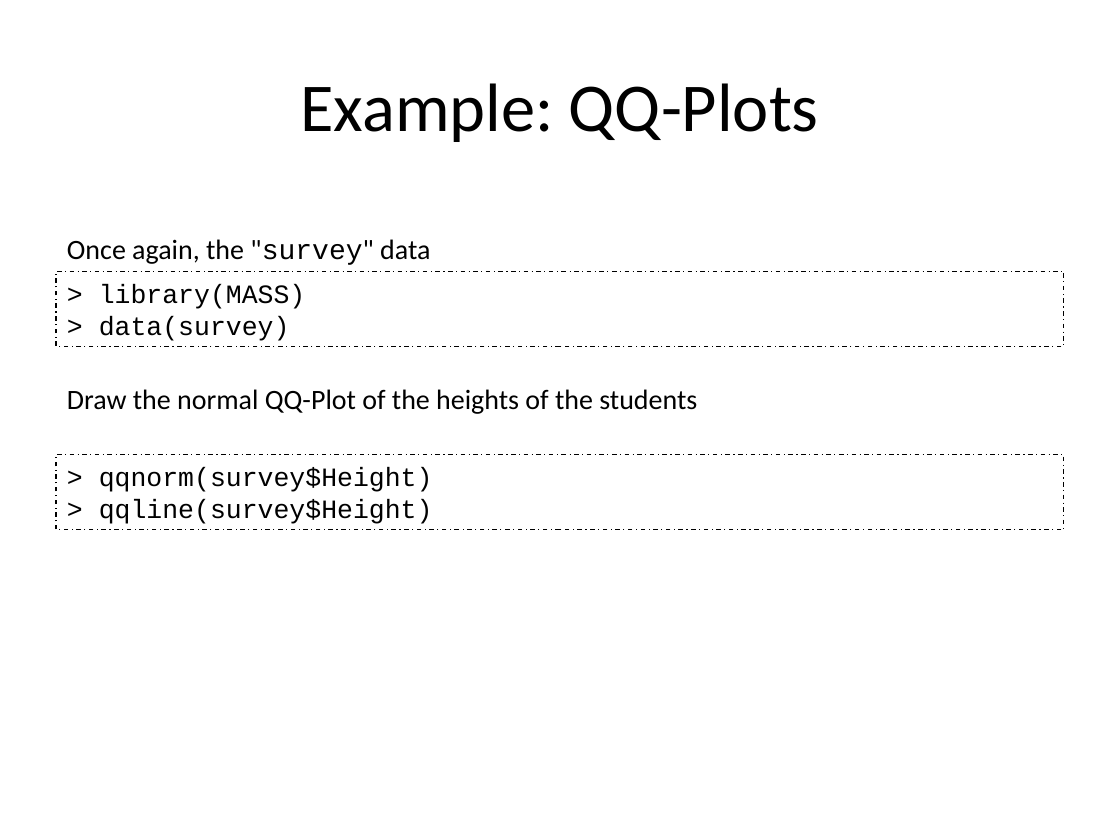
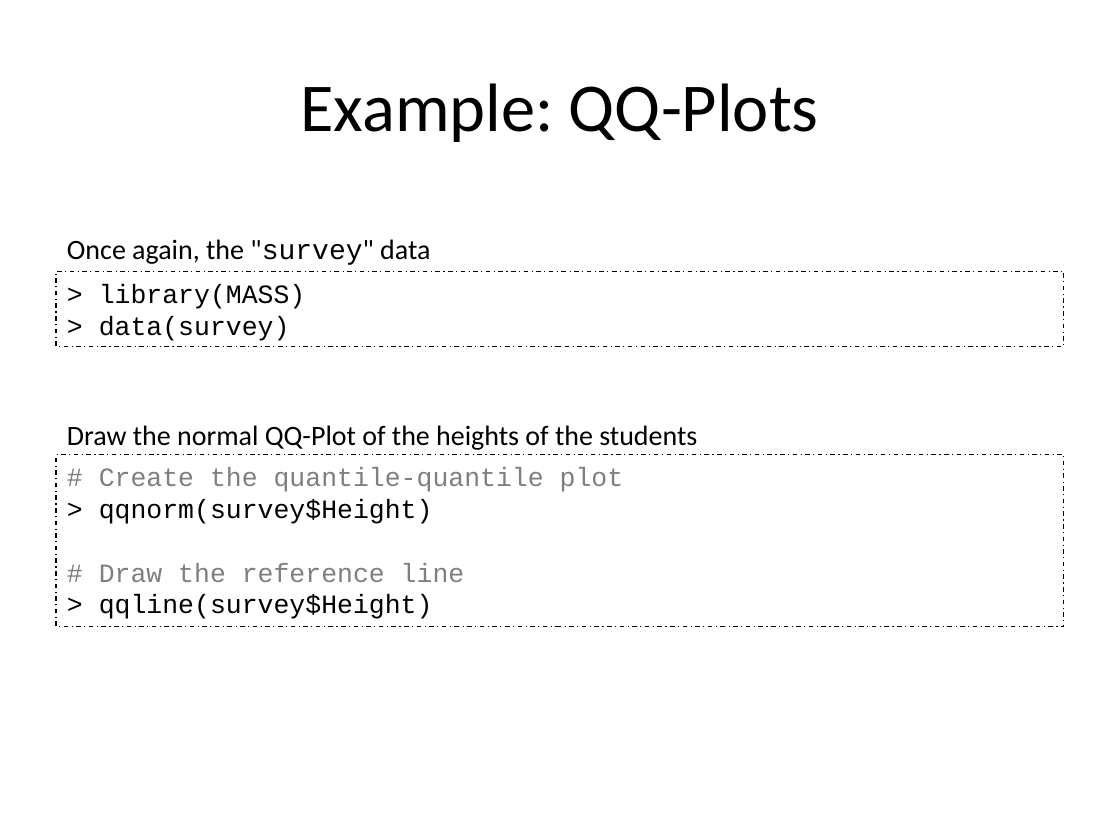
Before and after one commit to IQSS/Zelig4-Documentation, a slide deck: slide 69 of R-and-Stastics/R and Statistics.pptx (slide 70 before the commit). Drawn at 1120x840 pixels with LibreOffice and Linux fonts; fonts in the diff are those of the drawing. Boxes give left, top, right and bottom in pixels: in the first picture for what was removed or moved away, otherwise in the second. Text is boxed around its words. In the diff, an @@ line names an element or a change of style, - is before the commit and + after.

```diff
--- a/R-and-Stastics/R and Statistics.pptx
+++ b/R-and-Stastics/R and Statistics.pptx
@@ text "Draw the normal QQ-Plot of ...": place and size @@
-text "Draw the normal QQ-Plot of ..." at (67, 389, 697, 414)
+text "Draw the normal QQ-Plot of ..." at (67, 425, 697, 450)
@@ rectangle "# Create the quantile-quantile plot": place and size @@
-rectangle "# Create the quantile-quantile plot" at (56, 455, 1064, 530)
+rectangle "# Create the quantile-quantile plot" at (56, 455, 1064, 626)
@@ text in rectangle at (99, 468, 624, 492): paragraph added @@
+# Create the quantile-quantile plot
@@ text in rectangle at (99, 563, 465, 582): paragraph added @@
+# Draw the reference line
```
Also in this commit, not shown: 16 other slides changed, 2 slides added, 4 slides removed, 2 other files.
